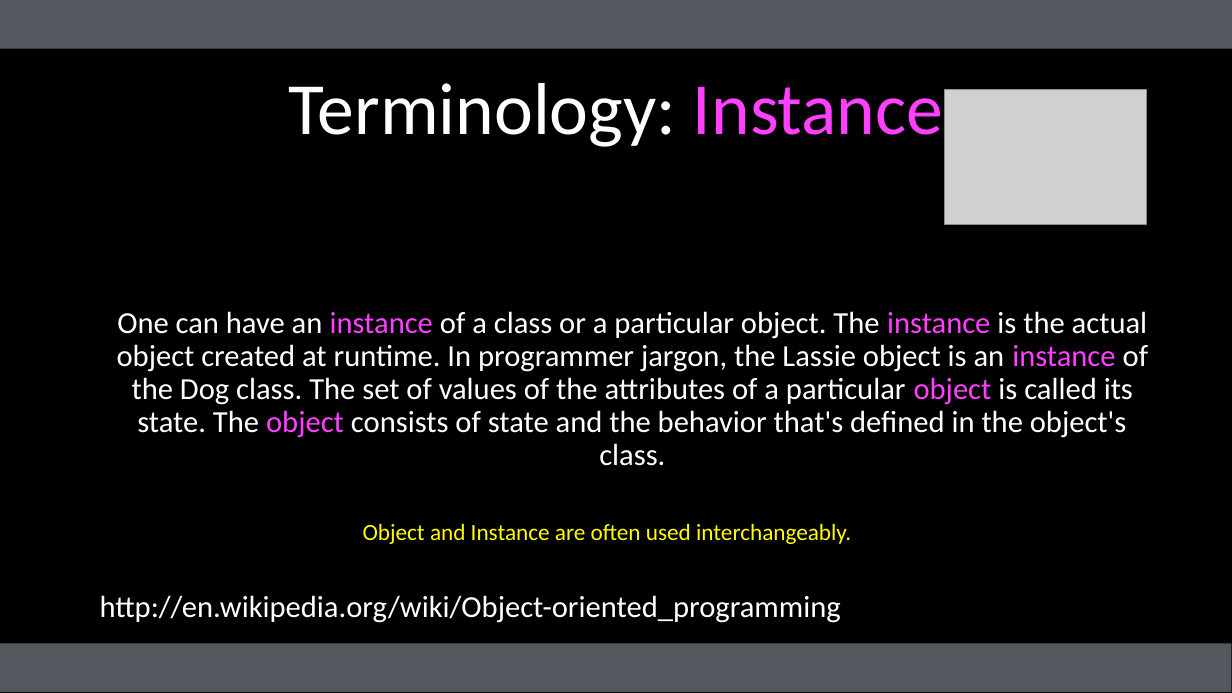
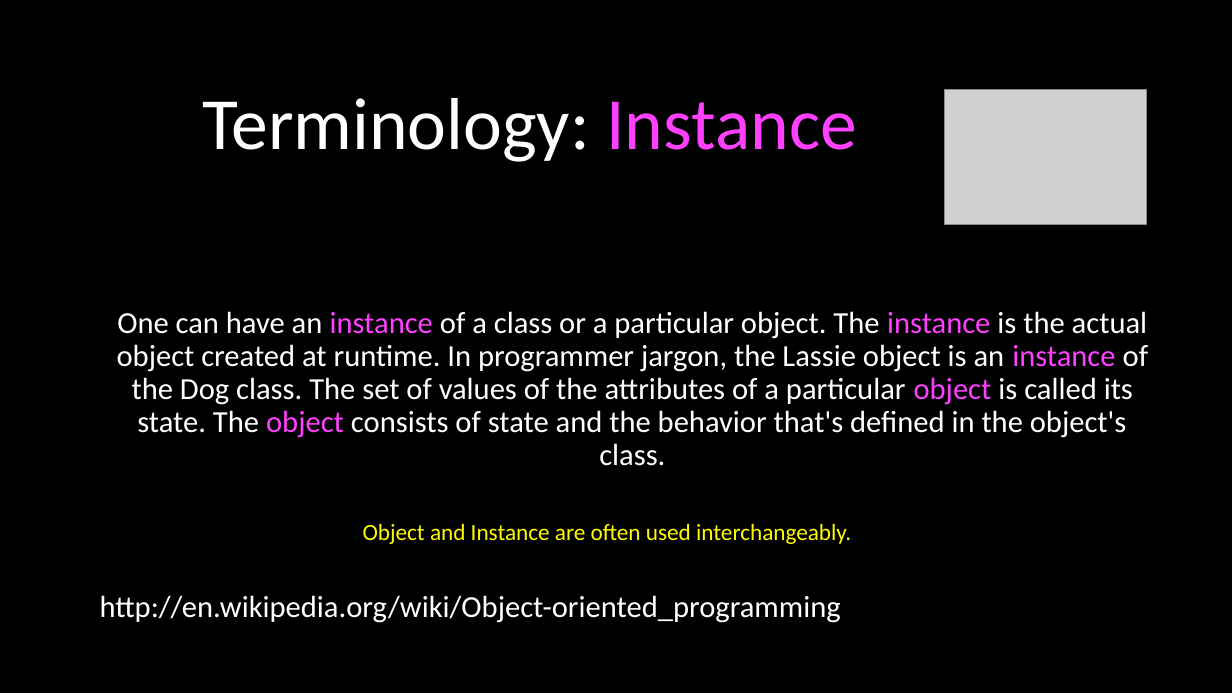
Before and after one commit to csev/wa4e, a slide deck: slide 5 of lectures/JS-02-JavaScript-Objects.ppt. Drawn at 1232x693 pixels with LibreOffice and Linux fonts; fonts in the diff are those of the drawing; grey boxes stand for pictures. Boxes give left, top, right and bottom in pixels: in the first picture for what was removed or moved away, otherwise in the second. Text is boxed around its words. In the diff, an @@ line names an element or a change of style, - is before the commit and + after.

```diff
--- a/lectures/JS-02-JavaScript-Objects.ppt
+++ b/lectures/JS-02-JavaScript-Objects.ppt
@@ rectangle removed at bbox=[0, 0, 1232, 49] @@
@@ title "Terminology: Instance": place and size @@
-title "Terminology: Instance" at bbox=[289, 83, 943, 147]
+title "Terminology: Instance" at bbox=[202, 98, 856, 162]
@@ rectangle at bbox=[0, 643, 1232, 692]: fill #53585F to #000000 @@
```
Also in this commit, not shown: 20 other slides changed, 15 other files.
